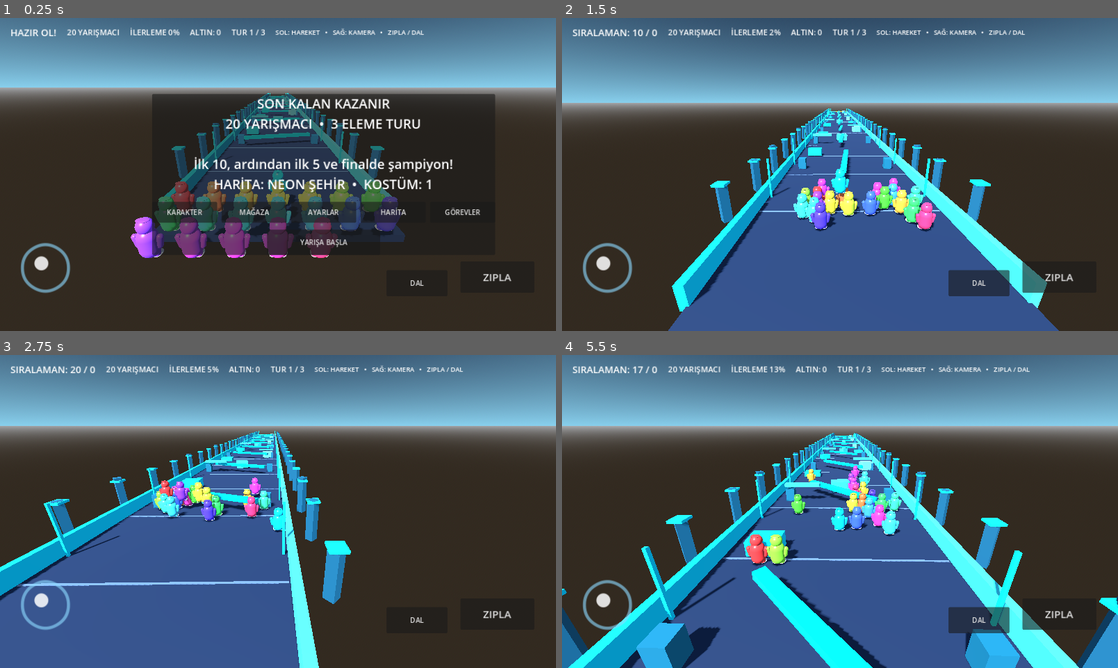
Above: before the commit, frames 1-4 (two rows, left to right).
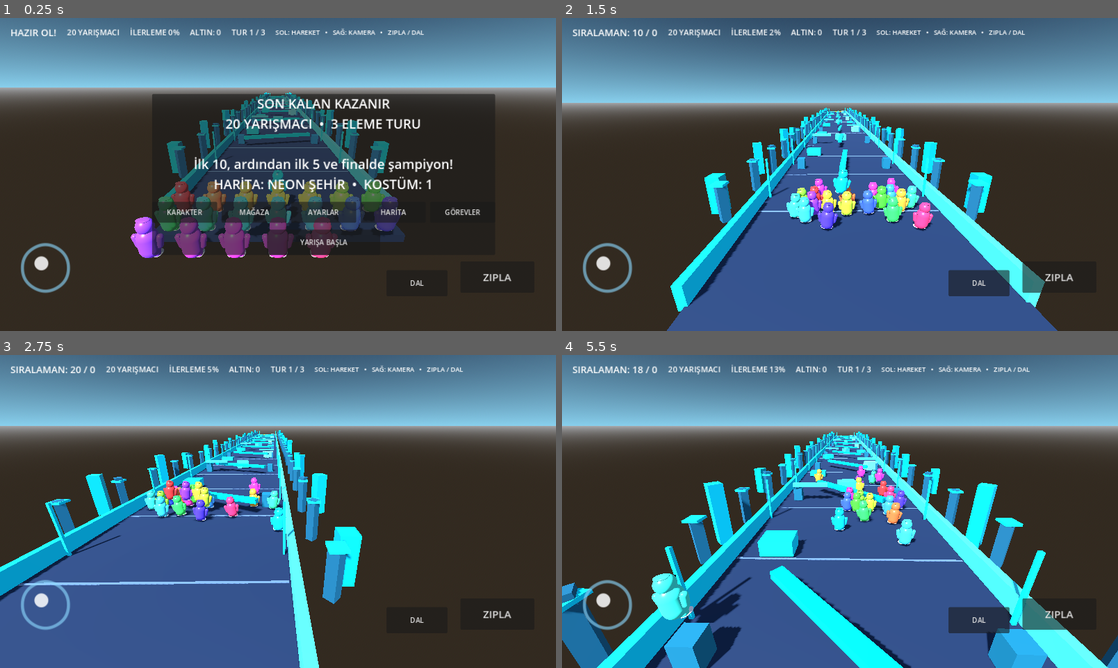
Above: after the commit, the same moments.

Repository: AjanLeo/son-kalan-kazanir
Game: Godot game, scene res://Main.tscn
Same seed, same stepped clock (60 frames per second), same inputs: the game is played once before the commit and once after it.
Inputs (mouse positions are in pixels of both pictures, inside the frame that each line leads up to):
- Up to frame 1 (0.25 s): no input
- Up to frame 2 (1.5 s): click "YARIŞA BAŞLA" at 0.5 s; tap Enter (ui_accept) at 1.25 s; move the mouse to (962, 158) at 1.27 s; hold Right (ui_right) from 1.28 s (still down); click (962, 158) at 1.42 s
- Up to frame 3 (2.75 s): tap Enter (ui_accept) at 1.52 s; release Right (ui_right) at 2 s; drag from (166, 527) to (250, 574) at 2.02 s
- Up to frame 4 (5.5 s): move the mouse to (895, 442) at 2.77 s; hold Right (ui_right) 2.78-3.5 s; drag from (812, 574) to (673, 464) at 3.52 s; move the mouse to (1006, 558) at 4.27 s; hold Left (ui_left) 4.28-5 s; tap Enter (ui_accept) at 4.52 s; drag from (673, 464) to (756, 433) at 5.02 s

The runs differ from the first frame. In frame 1, 0.7% of the frame differs, in the area x 30-70%, y 23-50%; in frame 2, 5.1%; in frame 3, 4.5%; in frame 4, 26%, in the area x 0-100%, y 3-100%.

Commit message:
Add distinct procedural landmarks and racer movement animation

Diff:
--- a/scripts/main.gd
+++ b/scripts/main.gd
@@ -86,6 +86,7 @@
 	_make_box("Finish line", Vector3(16, 0.16, 1.6), Vector3(0, 0.12, -TRACK_LENGTH), Color(1.0, 0.82, 0.16))
 	_make_obstacles()
 	_make_decor()
+	_make_theme_landmarks()
 
 func _make_box(label: String, size: Vector3, pos: Vector3, color: Color) -> MeshInstance3D:
 	var body := StaticBody3D.new()
@@ -158,6 +159,42 @@
 		var arch_z := -float(i) * 12.0 - 8.0
 		_make_box("Side neon marker", Vector3(0.18, 4.2, 0.18), Vector3(-7.55, 1.7, arch_z), theme_glow[theme_index])
 		_make_box("Side neon marker", Vector3(0.18, 4.2, 0.18), Vector3(7.55, 1.7, arch_z), theme_glow[theme_index])
+func _make_theme_landmarks() -> void:
+	for i in range(18):
+		for side in [-1.0, 1.0]:
+			var landmark := MeshInstance3D.new()
+			var material := StandardMaterial3D.new()
+			material.albedo_color = theme_glow[theme_index].lerp(theme_floor[theme_index], 0.28)
+			material.metallic = 0.22
+			material.roughness = 0.34
+			material.emission_enabled = true
+			material.emission = theme_glow[theme_index] * 0.2
+			match theme_index:
+				0, 7:
+					var shape := BoxMesh.new()
+					shape.size = Vector3(1.1, 3.2 + float(i % 3), 1.1)
+					landmark.mesh = shape
+				1, 4, 6:
+					var shape := CylinderMesh.new()
+					shape.top_radius = 0.18 if theme_index == 1 else 0.55
+					shape.bottom_radius = 0.85
+					shape.height = 3.4
+					landmark.mesh = shape
+				2:
+					var shape := CapsuleMesh.new()
+					shape.radius = 0.62
+					shape.height = 3.0
+					landmark.mesh = shape
+				3, 5:
+					var shape := SphereMesh.new()
+					shape.radius = 1.05
+					shape.height = 1.8
+					landmark.mesh = shape
+			landmark.material_override = material
+			landmark.position = Vector3(side * (10.8 + float(i % 2) * 0.8), 1.6, -float(i) * 12.0 - 5.0)
+			landmark.rotation_degrees.y = float(i * 23)
+			add_child(landmark)
+
 func _create_racer(color: Color, pos: Vector3, is_player: bool) -> CharacterBody3D:
 	var body := CharacterBody3D.new()
 	body.position = pos
@@ -425,6 +462,7 @@
 	dive_requested = false
 	player.velocity.y -= GRAVITY * delta
 	player.move_and_slide()
+	player.rotation.z = lerpf(player.rotation.z, -direction.x * 0.16, delta * 8.0)
 	player.position.x = clampf(player.position.x, -7.25, 7.25)
 	if player.position.y < -8:
 		player.position = Vector3(0, 1, maxf(-TRACK_LENGTH + 15, player.position.z + 10))
@@ -447,6 +485,7 @@
 			data.jump_cd = randf_range(2.2, 4.5)
 		bot.velocity.y -= GRAVITY * delta
 		bot.move_and_slide()
+		bot.rotation.z = lerpf(bot.rotation.z, -signf(bot.velocity.x) * 0.12, delta * 5.0)
 		bot.position.x = clampf(bot.position.x, -7.2, 7.2)
 		if bot.position.y < -5:
 			bot.position = Vector3(randf_range(-3.5, 3.5), 1, minf(0, bot.position.z + 12))
